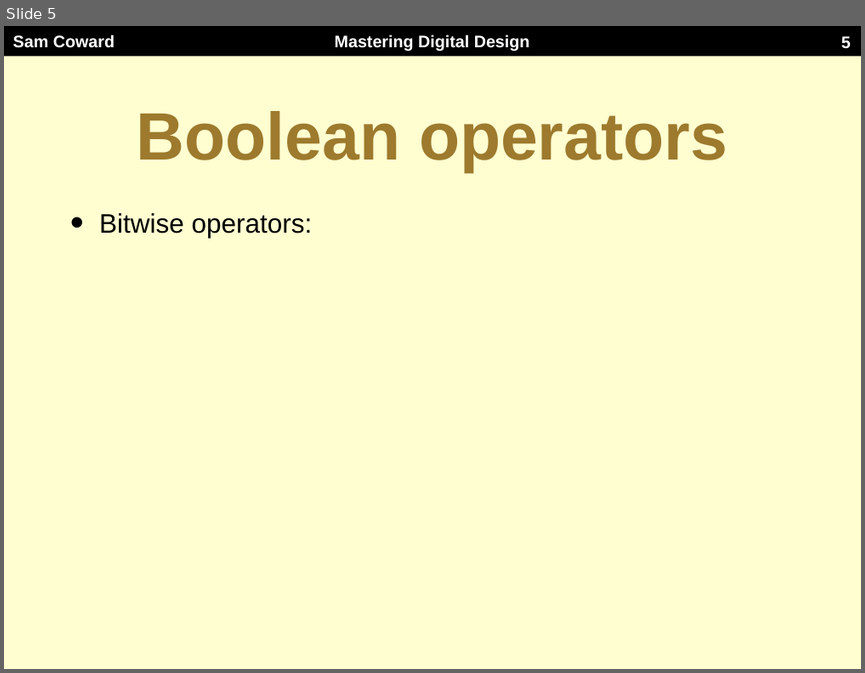
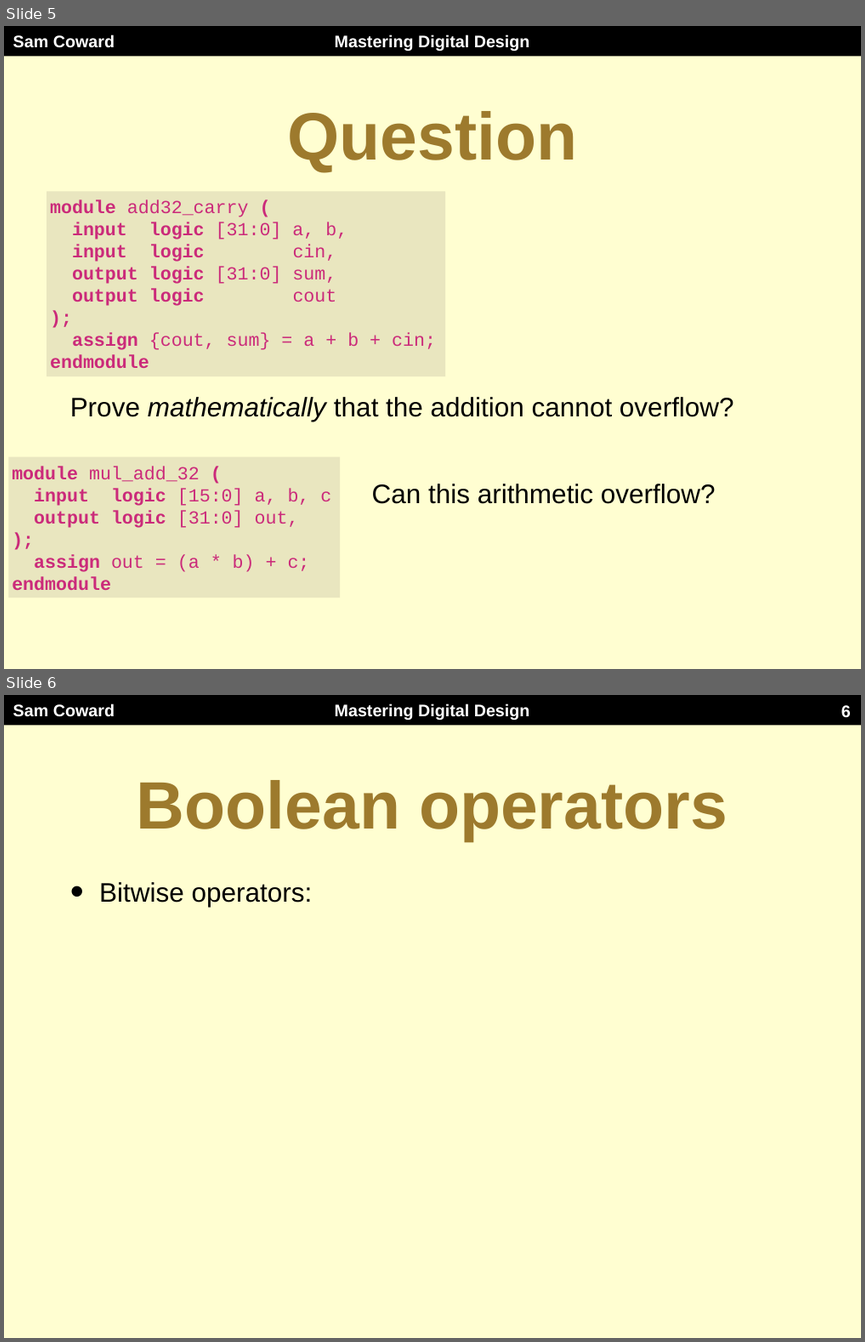
Before and after one commit to Mastering-Digital-Design/Lab-Module, a slide deck: lectures/lecture2.pptx. Shown one above the other, each under a label of ours: slide 5 before the commit, slides 5 and 6 after it. The pictures are 865x673 and 865x1342 pixels, drawn with LibreOffice and Linux fonts; fonts in the diff are those of the drawing. Boxes give left, top, right and bottom in pixels: in the first picture for what was removed or moved away, otherwise in the second. Text is boxed around its words. In the diff, an @@ line names an element or a change of style, - is before the commit and + after.

```diff
--- a/lectures/lecture2.pptx
+++ b/lectures/lecture2.pptx
@@ slide 5 added at (4, 26, 861, 669), background #FFFED1; not listed: 3 template elements that a slide beside it also shows @@
@@ title added at (287, 111, 577, 172), 80 pt, text #9D7A2D, bold @@
+Question
@@ rectangle added at (46, 191, 446, 376), fill #E9E6BF, 22 pt, text #CB2A7A, bold @@
+module add32_carry (
+input logic [31:0] a, b,
+input logic cin,
+output logic [31:0] sum,
+output logic cout
+);
+assign {cout, sum} = a + b + cin;
+endmodule
@@ text added at (70, 397, 734, 421), 32 pt, text #000000 @@
+Prove mathematically that the addition cannot overflow?
@@ rectangle added at (9, 457, 341, 597), fill #E9E6BF, 22 pt, text #CB2A7A, bold @@
+module mul_add_32 (
+input logic [15:0] a, b, c
+output logic [31:0] out,
+);
+assign out = (a * b) + c;
+endmodule
@@ text added at (372, 483, 715, 504), 32 pt, text #000000 @@
+Can this arithmetic overflow?
@@ what was slide 5 is now slide 6 @@
@@ page number at (841, 705, 851, 718): text changed @@
-5
+6
```
Also in this commit, not shown: 3 slides changed, 1 other slide added.
